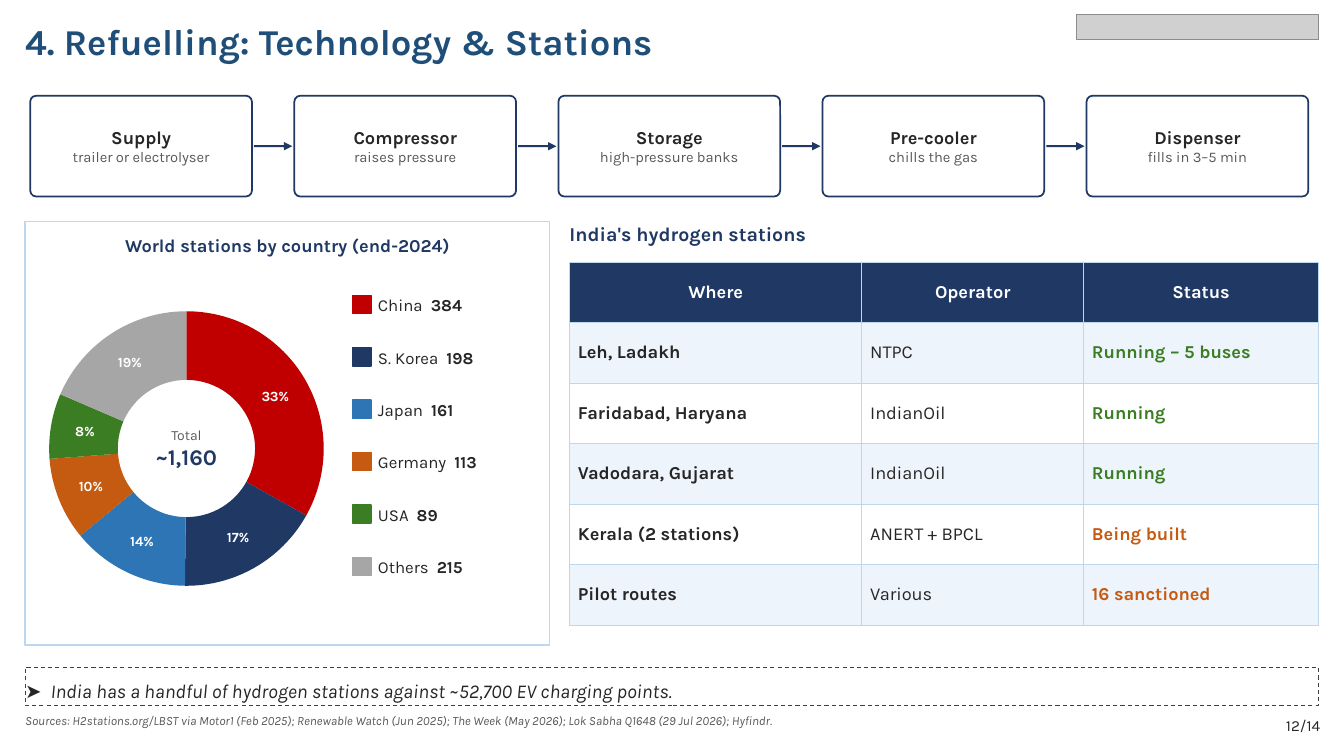
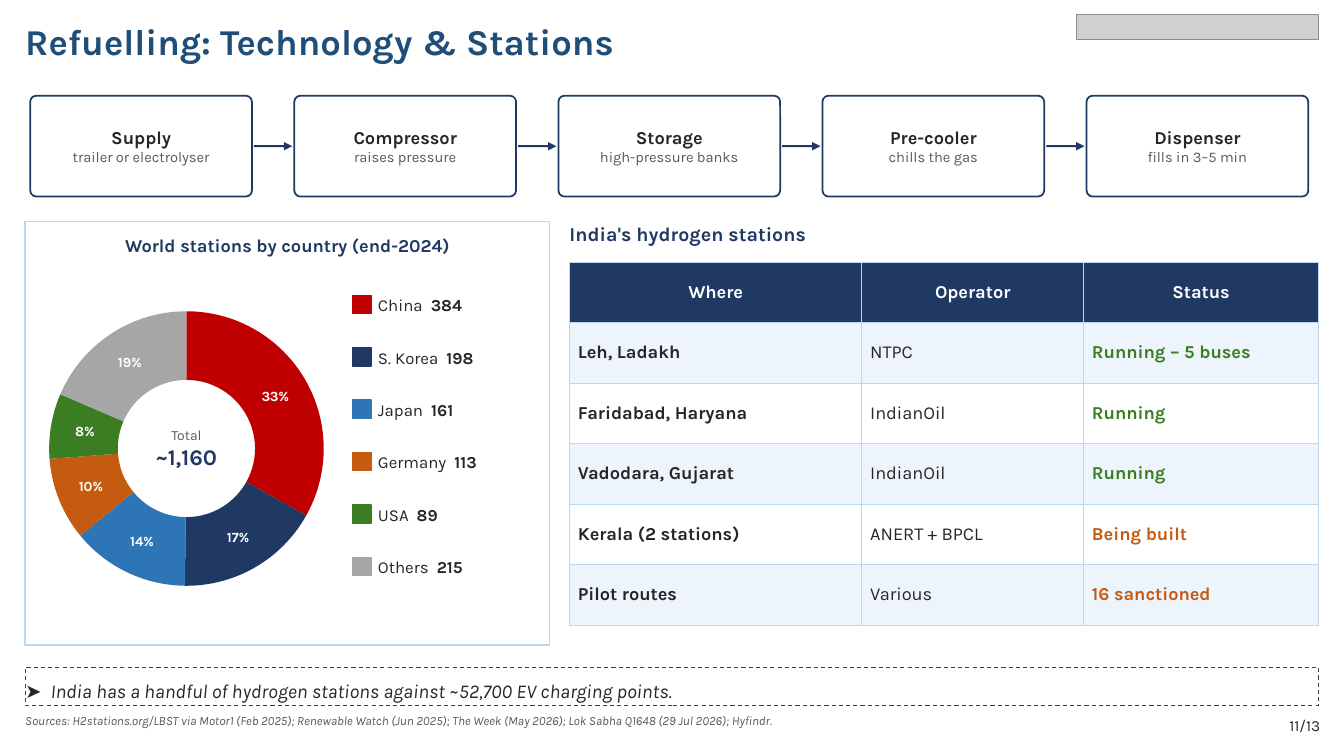
Before and after one commit to Crypto-ashish/hydrogen-car, a slide deck: slide 12 of Hydrogen_Vehicle_Study.pptx (slide 13 before the commit). Drawn at 1344x756 pixels with LibreOffice and Linux fonts; fonts in the diff are those of the drawing; grey boxes stand for pictures. Boxes give left, top, right and bottom in pixels: in the first picture for what was removed or moved away, otherwise in the second. Text is boxed around its words. In the diff, an @@ line names an element or a change of style, - is before the commit and + after.

```diff
--- a/Hydrogen_Vehicle_Study.pptx
+++ b/Hydrogen_Vehicle_Study.pptx
@@ text at bbox=[25, 29, 614, 64]: text changed @@
-4. Refuelling: Technology & Stations
+Refuelling: Technology & Stations
@@ text at bbox=[1289, 719, 1320, 732]: text changed @@
-12/14
+11/13
```
Also in this commit, not shown: 12 other slides changed, 1 slide removed.
